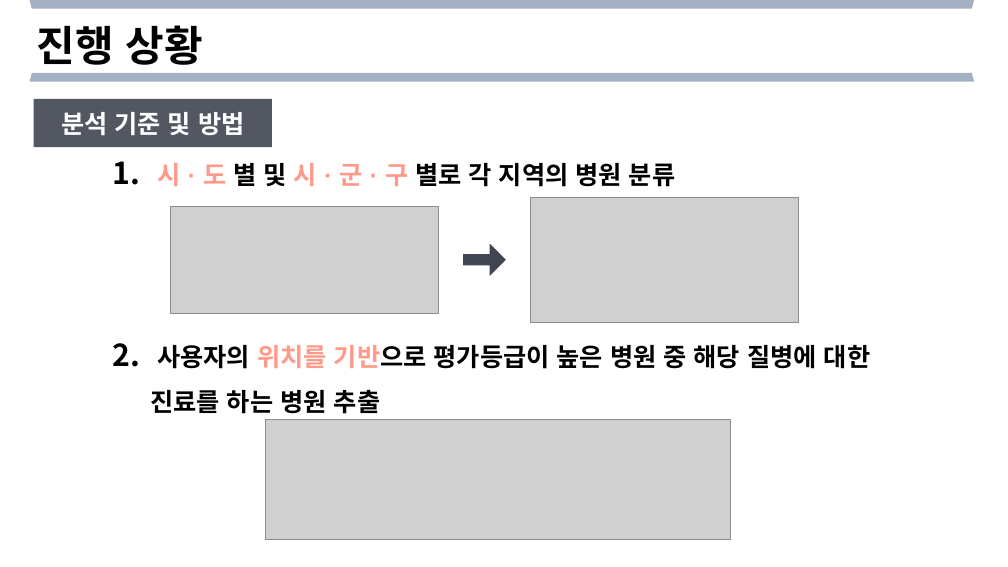
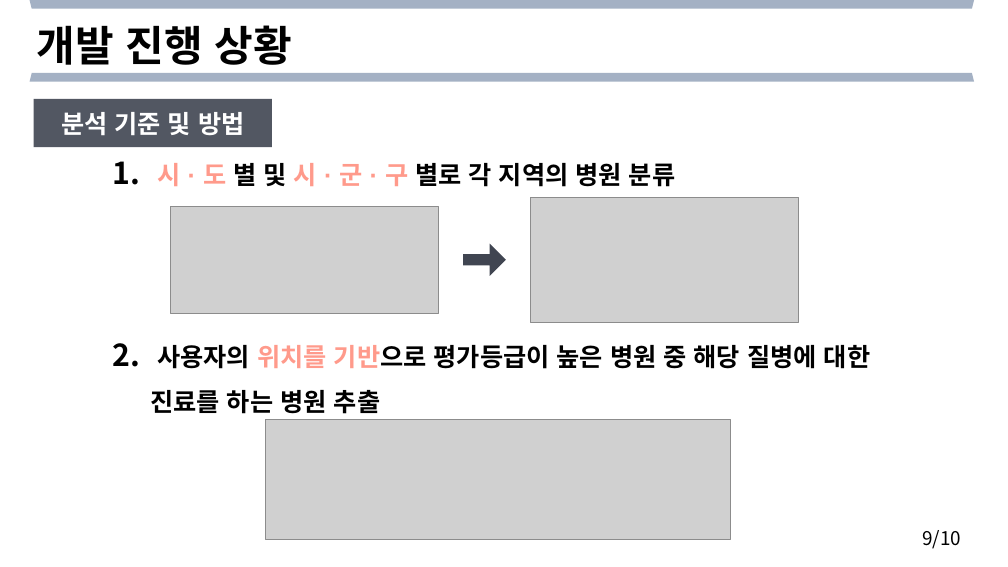
Before and after one commit to Helloworldist/MediWeb, a slide deck: slide 9 of ppt/4주차 발표_3조.pptx. Drawn at 1008x567 pixels with LibreOffice and Linux fonts; fonts in the diff are those of the drawing; grey boxes stand for pictures. Boxes give left, top, right and bottom in pixels: in the first picture for what was removed or moved away, otherwise in the second. Text is boxed around its words. In the diff, an @@ line names an element or a change of style, - is before the commit and + after.

```diff
--- a/ppt/4주차 발표_3조.pptx
+++ b/ppt/4주차 발표_3조.pptx
@@ text at (x1=37, y1=25, x2=292, y2=65): text changed @@
-진행 상황
+개발 진행 상황
@@ text added at (x1=922, y1=530, x2=961, y2=549), 18 pt, text #000000 @@
+9/10
```
Also in this commit, not shown: 8 other slides changed, 1 slide removed.
